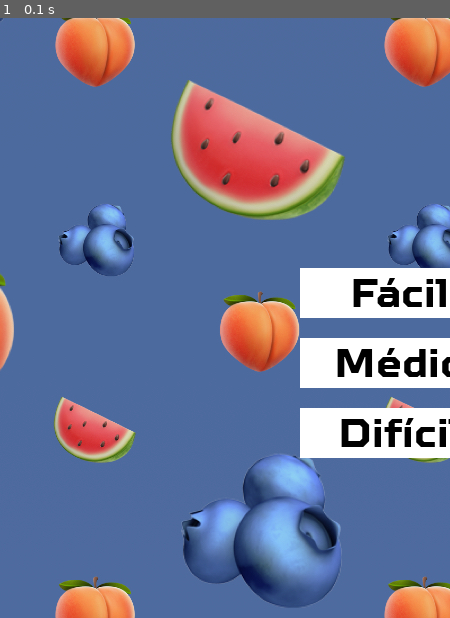
Above: before the commit, frame 1.
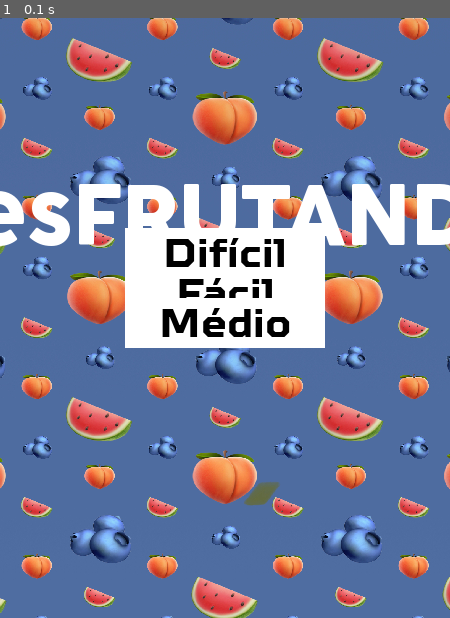
Above: after the commit, the same moment.

Repository: luanahfreitas/pygame
Game: pygame game, started from main.py
Same seed, same stepped clock (60 frames per second), same inputs: the game is played once before the commit and once after it.
Inputs:
- Up to frame 1 (0.1 s): no input

The runs differ from the first frame. In frame 1, 51% of the frame differs, in the area x 0-100%, y 0-100%.

Commit message:
commit gabi game over

Diff:
--- /dev/null
+++ b/game_over.py
@@ -0,0 +1,51 @@
+import pygame
+from config import *
+from assets import *
+from classes import *
+from init_screen import *
+from game import *
+
+
+def game_over_screen(screen, pontos, assets):
+    clock = pygame.time.Clock()
+    font = assets['gameover_font']
+    font_pontuacao = assets['padrao_font']
+
+    background = pygame.image.load(os.path.join(IMG_DIR, 'fundo.jpeg')).convert()
+
+    #criação do botão de jogar Novamente
+    botao_rect = pygame.Rect(WIDTH // 2 - 100, HEIGHT // 2 + 100, 200, 50)
+
+    game_over = True
+
+    while game_over:
+        clock.tick(FPS)
+
+        #verifica se o jogador quer jogar novamente ou sair do jogo
+        #sair do jogo se não quiser mais jogar
+        for event in pygame.event.get():
+            if event.type == pygame.QUIT:
+                return QUIT
+
+            #jogo reinicia
+            elif event.type == pygame.MOUSEBUTTONDOWN and event.button == 1:
+                if botao_rect.collidepoint(event.pos):
+                    return ON
+
+        screen.fill(BLACK)
+        screen.blit(background, (0, 0))
+
+        #Texto de Game Over
+        texto_gameover = font.render("GAME OVER", True, WHITE)
+        screen.blit(texto_gameover, (WIDTH // 2 - texto_gameover.get_width() // 2, HEIGHT // 2 - 150))
+
+        #Pontuação
+        texto_pontuacao = font_pontuacao.render(f"Pontuação: {pontos}", True, WHITE)
+        screen.blit(texto_pontuacao, (WIDTH // 2 - texto_pontuacao.get_width() // 2, HEIGHT // 2-50))
+
+        #Botão jogar novamente
+        pygame.draw.rect(screen, WHITE, botao_rect)
+        texto_jogar = font_pontuacao.render("Jogar Novamente", True, BLACK)
+        screen.blit(texto_jogar, (botao_rect.x + (botao_rect.width - texto_jogar.get_width()) // 2, botao_rect.y + (botao_rect.height - texto_jogar.get_height()) // 2))
+
+        pygame.display.flip()
--- a/init_screen.py
+++ b/init_screen.py
@@ -9,14 +9,16 @@
     assets = load_assets()
 
     background = pygame.image.load(path.join(IMG_DIR, 'fundo.jpeg')).convert()
+    background = pygame.transform.scale(background, (WIDTH, HEIGHT))  #ajustando iamgem de fundo as configurações da tela
+
+    font_titulo = assets['titulo_font']
+    font = assets['padrao_font']
 
     botoes = {
-        "Fácil": pygame.Rect(300, 250, 200, 50),
-        "Médio": pygame.Rect(300, 320, 200, 50),
-        "Difícil": pygame.Rect(300, 390, 200, 50)
+        "Fácil": pygame.Rect(WIDTH // 2 - 100, HEIGHT // 2 - 50, 200, 50),
+        "Médio": pygame.Rect(WIDTH // 2 - 100, HEIGHT // 2 - 20, 200, 50),
+        "Difícil": pygame.Rect(WIDTH // 2 - 100, HEIGHT // 2 - 90, 200, 50)
     }
-
-    font = assets['padrao_font']
 
     game_on = True
     while game_on:
@@ -42,10 +44,17 @@
         screen.fill(BLACK)
         screen.blit(background, (0,0))
 
+        #titulo
+        titulo_text = font_titulo.render("desFRUTANDO", True, WHITE)
+        titulo_rect = titulo_text.get_rect(center=(WIDTH // 2, HEIGHT // 3))
+        screen.blit(titulo_text, titulo_rect)
+
+        #ajuste dos botões
         for dificuldade, rect in botoes.items():
             pygame.draw.rect(screen,WHITE,rect)    # Cor branca para os botões
             texto = font.render(dificuldade, True, BLACK)
-            screen.blit(texto,(rect.x + (rect.width - texto.get_width()) // 2, rect.y + (rect.height - texto.get_height()) // 2))
+            texto_rect = texto.get_rect(center=rect.center)
+            screen.blit(texto, texto_rect)
 
         pygame.display.flip()
 
--- a/main.py
+++ b/main.py
@@ -4,6 +4,7 @@
 from init_screen import *
 from game import *
 from assets import *
+from game_over import game_over_screen
 
 pygame.init()
 pygame.mixer.init()
@@ -13,13 +14,18 @@
 screen = pygame.display.set_mode((WIDTH,HEIGHT))
 pygame.display.set_caption("desFRUTANDO")
 
+#musica de fundo
+pygame.mixer.music.load('assets/snd/musica.mp3')
+pygame.mixer.music.set_volume(0.4)
+pygame.mixer.music.play(-1)  #loop infinito da música
+
 jogando = True
 
 while jogando:
     state = init_screen(screen,load_assets)
     if state in [EASY,MEDIUM,HARD]:
         pontos = tela_jogo(screen,state,assets)
-        #game over
+        state = game_over_screen(screen, pontos, load_assets())
 
     else:
         jogando = False
